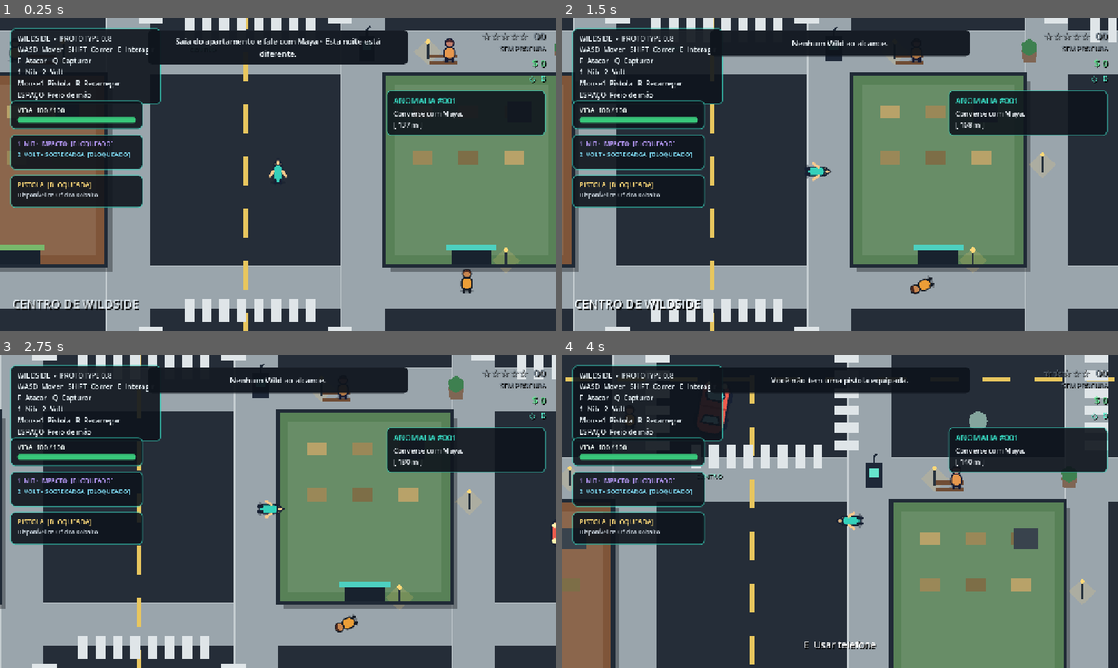
Above: before the commit, frames 1-4 (two rows, left to right).
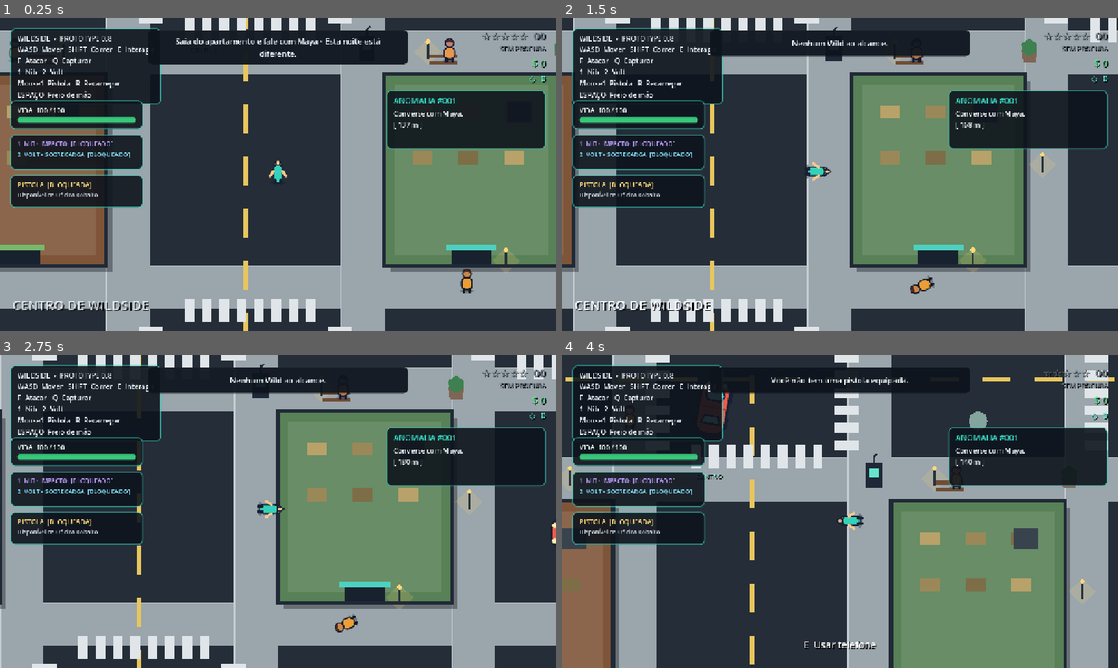
Above: after the commit, the same moments.

Repository: MiguelAlmeidaJ/Wildside
Game: Godot game, scene res://main.tscn
The game is run twice, just before and just after one commit, with the same random seed, the same clock (stepped at 60 frames per second) and the same inputs.
Inputs (mouse positions are in pixels of both pictures, inside the frame that each line leads up to):
- Up to frame 1 (0.25 s): no input
- Up to frame 2 (1.5 s): move the mouse to (962, 158) at 0.52 s; hold D (move_right) 0.53-1.28 s; hold F (attack) 0.53-1.28 s; click (962, 158) at 0.67 s; move the mouse to (728, 190) at 1.27 s; hold Space (brake) from 1.28 s (still down); tap Q (capture) at 1.35 s
- Up to frame 3 (2.75 s): move the mouse to (333, 442) at 2.02 s; release Space (brake) at 2.03 s; hold D (move_right) from 2.03 s (still down); hold E (interact) from 2.03 s (still down)
- Up to frame 4 (4 s): move the mouse to (812, 574) at 2.77 s; release D (move_right) at 2.78 s; release E (interact) at 2.78 s; hold W (move_up) 2.78-3.53 s; tap Shift (run) at 2.85 s; click (812, 574) at 2.92 s; move the mouse to (1006, 558) at 3.52 s; press the mouse at (1006, 558) at 3.53 s; hold A (move_left) from 3.53 s (still down)

The runs differ from the first frame. In frame 1, 1.9% of the frame differs, in the area x 2-99%, y 36-94%; in frame 2, 1.8%; in frame 3, 1.2%; in frame 4, 1.3%.

Commit message:
Polish mission HUD for longer living-city objectives

Diff:
--- a/scenes/ui/hud.tscn
+++ b/scenes/ui/hud.tscn
@@ -294,7 +294,7 @@
 offset_left = -390.0
 offset_top = 166.0
 offset_right = -24.0
-offset_bottom = 271.0
+offset_bottom = 302.0
 grow_horizontal = 0
 theme_override_styles/panel = SubResource("StyleBox_info")
 
@@ -312,6 +312,7 @@
 theme_override_colors/font_color = Color(0.94, 0.96, 0.98, 1)
 theme_override_font_sizes/font_size = 16
 text = "Converse com Maya."
+autowrap_mode = 2
 
 [node name="DistrictLabel" type="Label" parent="."]
 unique_name_in_owner = true
@@ -328,7 +329,7 @@
 theme_override_colors/font_shadow_color = Color(0, 0, 0, 0.9)
 theme_override_constants/shadow_offset_x = 3
 theme_override_constants/shadow_offset_y = 3
-theme_override_font_sizes/font_size = 28
+theme_override_font_sizes/font_size = 30
 text = "CENTRO DE WILDSIDE"
 
 [connection signal="timeout" from="MessageTimer" to="." method="_on_message_timer_timeout"]
